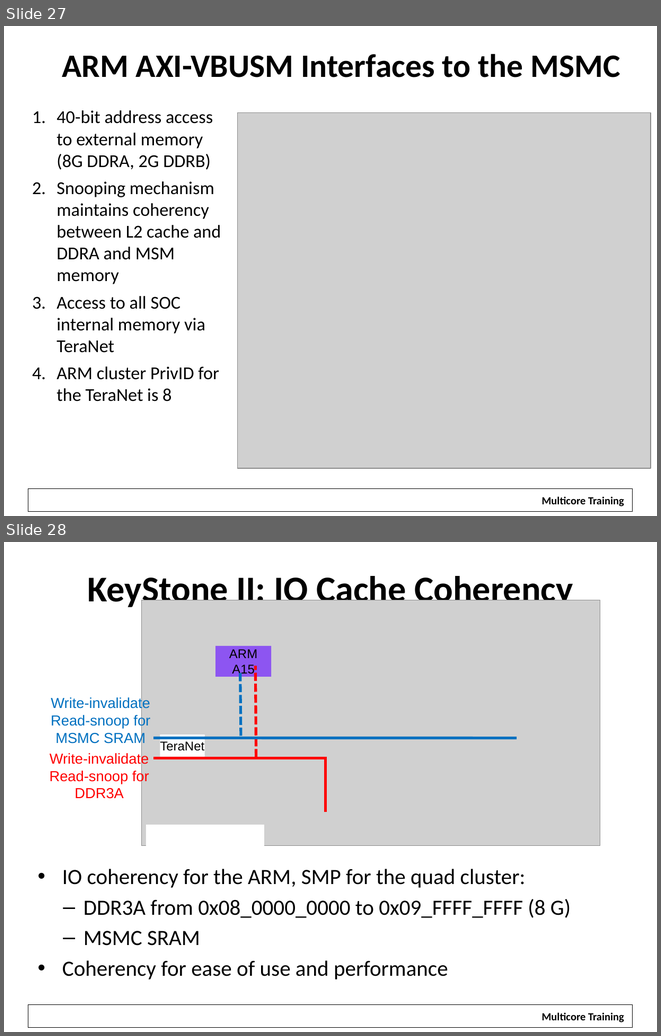
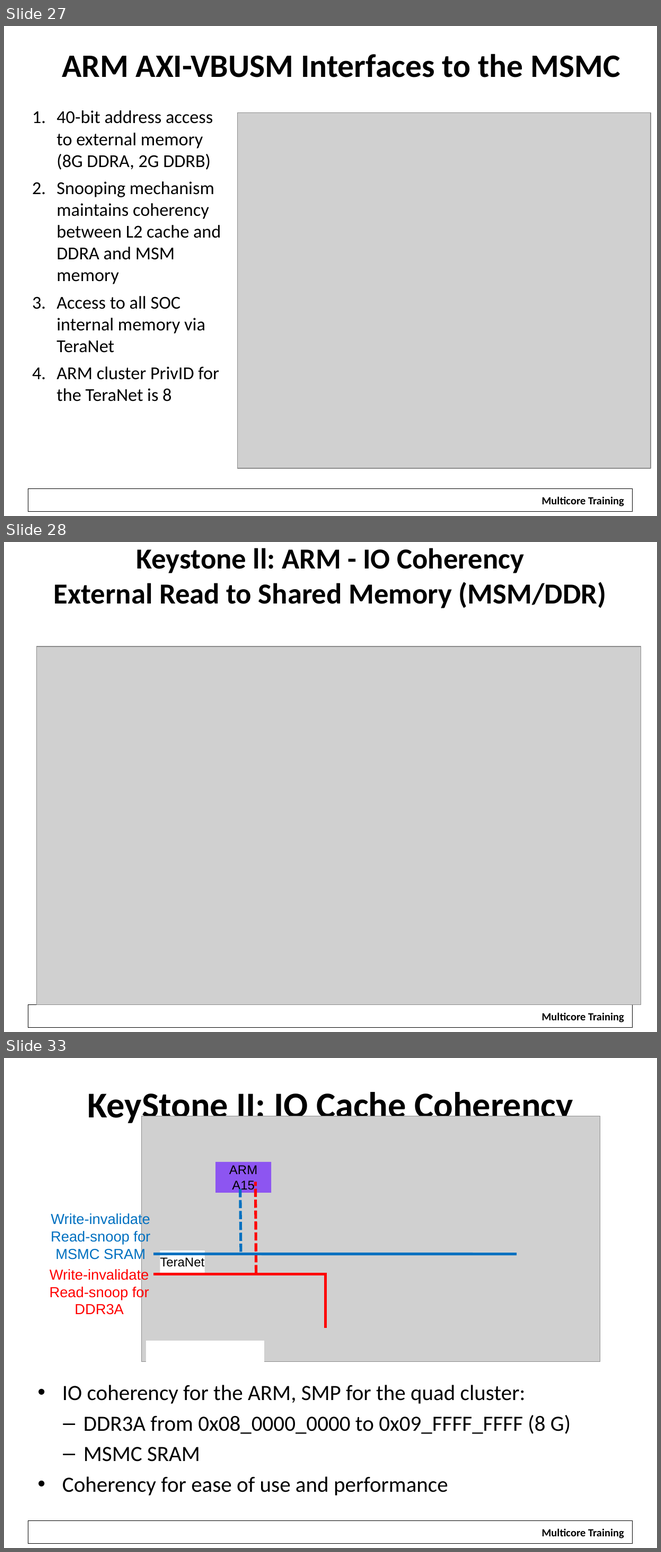
Before and after one commit to hari1989/keystone-workshop, a slide deck: preliminary/Working/presentations/KeyStoneII ARM Overview.pptx. Shown one above the other, each under a label of ours: slides 27 and 28 before the commit, slides 27, 28 and 33 after it; the slides between them are not shown. The pictures are 661x1036 and 661x1552 pixels, drawn with LibreOffice and Linux fonts; fonts in the diff are those of the drawing; grey boxes stand for pictures; background and template pictures are left out. Boxes give left, top, right and bottom in pixels: in the first picture for what was removed or moved away, otherwise in the second. Text is boxed around its words. In the diff, an @@ line names an element or a change of style, - is before the commit and + after.

```diff
--- a/preliminary/Working/presentations/KeyStoneII ARM Overview.pptx
+++ b/preliminary/Working/presentations/KeyStoneII ARM Overview.pptx
@@ slide 28 added at (x1=4, y1=542, x2=657, y2=1032), background #FFFFFF; not listed: 2 template elements that a slide beside it also shows @@
@@ title added at (x1=54, y1=548, x2=607, y2=608), 32 pt, text #000000, bold @@
+Keystone ll: ARM - IO Coherency
+External Read to Shared Memory (MSM/DDR)
@@ picture added at (x1=37, y1=646, x2=641, y2=1004) @@
@@ what was slide 28 is now slide 33 @@
```
Also in this commit, not shown: 4 other slides added.
